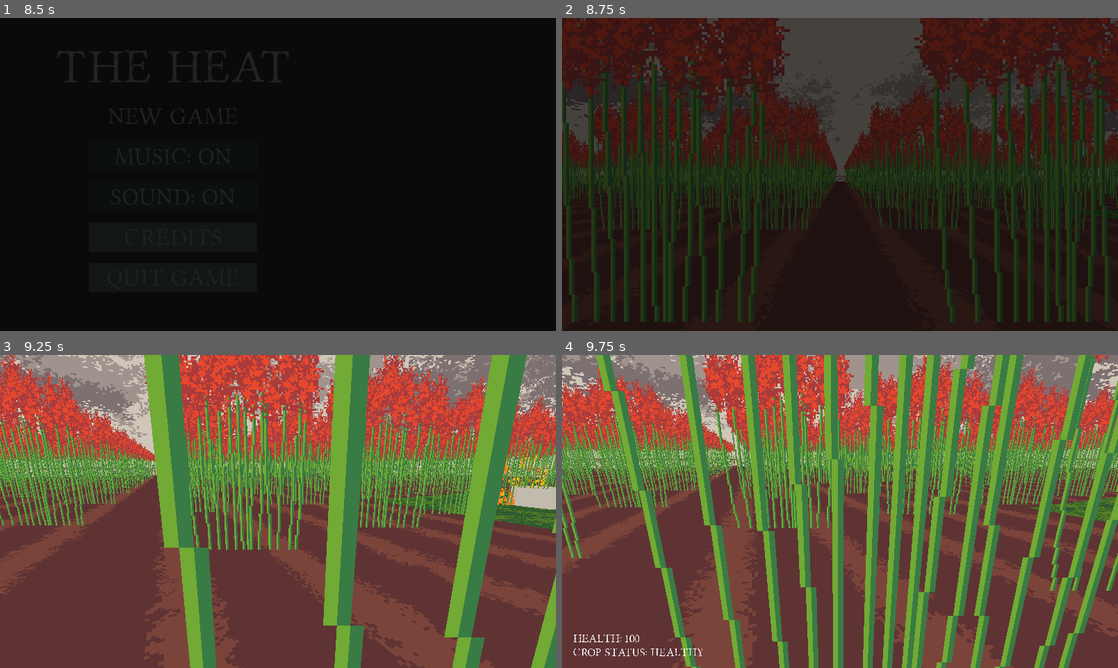
Above: before the commit, frames 1-4 (two rows, left to right).
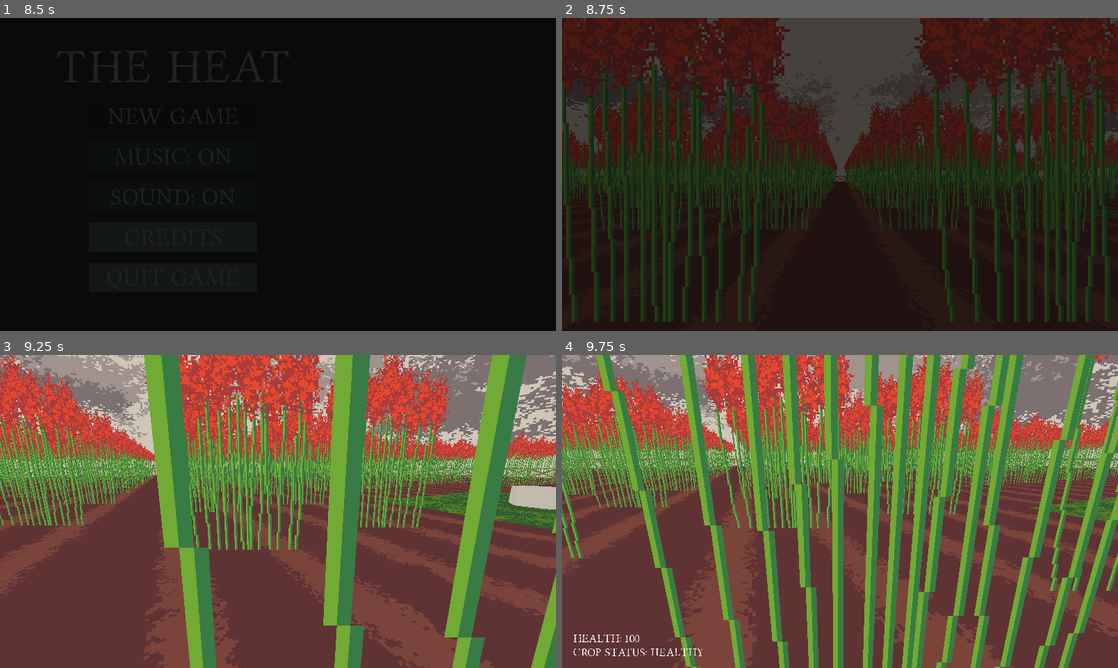
Above: after the commit, the same moments.

Repository: dzejpi/the-heat
Game: Godot game, scene res://scenes/SplashScene.tscn
Same seed, same stepped clock (60 frames per second), same inputs: the game is played once before the commit and once after it.
Inputs (mouse positions are in pixels of both pictures, inside the frame that each line leads up to):
- Up to frame 1 (8.5 s): move the mouse to (400, 158) at 0.52 s; hold D (move_right) 0.53-1.28 s; tap Space (dialog_end) at 0.6, 2.75, 5.75, 7.35 s; move the mouse to (166, 190) at 1.27 s; hold S (move_down) 1.28-2.03 s; click (166, 190) at 1.35 s; tap Enter at 2, 5 s; move the mouse to (333, 105) at 2.02 s; hold D (move_right) 2.03-2.78 s; tap 1 (item_1) at 2.1 s; move the mouse to (250, 237) at 2.77 s; hold W (move_up) 2.78-3.53 s; tap 2 (item_2) at 2.85 s; move the mouse to (444, 221) at 3.52 s; hold A (move_left) 3.53-5.03 s; tap 3 (item_3) at 3.6 s; move the mouse to (111, 127) at 4.27 s; tap 4 (item_4) at 4.35 s; move the mouse to (305, 174) at 5.02 s; hold S (move_down) 5.03-5.78 s; tap Mouse wheel down (item_change_down) at 5.1 s; move the mouse to (194, 96) at 5.77 s; hold D (move_right) 5.78-6.53 s; tap Mouse wheel up (item_change_up) at 5.85 s; move the mouse to (400, 158) at 6.52 s; hold W (move_up) 6.53-7.28 s; hold Shift (move_sprint) 6.53-7.28 s; move the mouse to (166, 190) at 7.27 s; hold D (move_right) 7.28-8 s; click "New Game" at 8 s
- Up to frame 2 (8.75 s): no input
- Up to frame 3 (9.25 s): move the mouse to (289, 505) at 8.77 s; hold W (move_up) from 8.78 s (still down); click (289, 505) at 8.85 s
- Up to frame 4 (9.75 s): move the mouse to (834, 517) at 9.52 s; release W (move_up) at 9.53 s; hold A (move_left) from 9.53 s (still down); tap 1 (item_1) at 9.6 s

Frame 1 is identical in both runs. In frame 2, 0.2% of the frame differs, in the area x 81-100%, y 34-61%; in frame 3, 4.2%, in the area x 65-100%, y 0-51%; in frame 4, 2.8%.

Commit message:
Crop generator is avoiding farm position now.

Diff:
--- a/scripts/CropGenerator.gd
+++ b/scripts/CropGenerator.gd
@@ -70,12 +70,25 @@
 	for i in range(0, x_pos_array.size() - 1):
 		for j in range(0, z_pos_array.size() - 1):
 
-			var sorghum_instance = sorghum_scene.instance()
-			add_child(sorghum_instance)
+			# Avoid generating crops in [(15, 9) - (18, 14)] rectangle - farm is there
+			if i >= 15 && i <= 18:
+				if j >= 9 && j <= 14:
+					pass
+				else:
+					var sorghum_instance = sorghum_scene.instance()
+					add_child(sorghum_instance)
 
-			sorghum_instance.global_transform.origin.x = x_pos_array[i]
-			sorghum_instance.global_transform.origin.y = crop_y_position
-			sorghum_instance.global_transform.origin.z = z_pos_array[j]
+					sorghum_instance.global_transform.origin.x = x_pos_array[i]
+					sorghum_instance.global_transform.origin.y = crop_y_position
+					sorghum_instance.global_transform.origin.z = z_pos_array[j]
+			else:
+				var sorghum_instance = sorghum_scene.instance()
+				add_child(sorghum_instance)
+
+				sorghum_instance.global_transform.origin.x = x_pos_array[i]
+				sorghum_instance.global_transform.origin.y = crop_y_position
+				sorghum_instance.global_transform.origin.z = z_pos_array[j]
 
 			j += 1
+
 		i += 1
